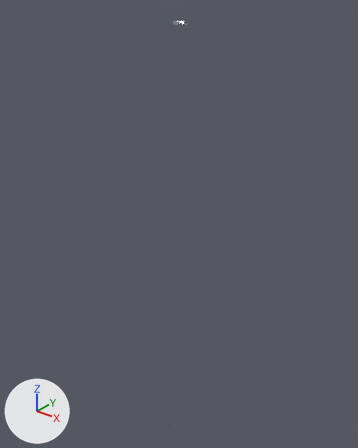
Renders of the glTF model WOTHAL-D29/models/boringClub.glb from each side of a commit.
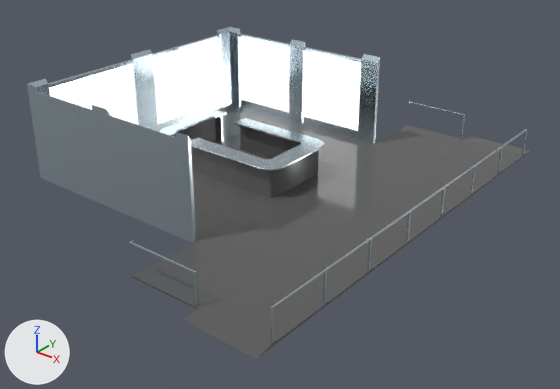
Each version is shown whole from a camera (50 mm lens) standing at (340.3, -396.8, 265.7) and looking at (19.9, 3.7, 17.4), then close up from a camera (50 mm lens) standing at (3.8, 27.2, 237.5) and looking at (-10.3, 44.9, 226.5). The axes (+X, +Y, +Z) are drawn at lower left. The lights are the same throughout. The last two pictures show the newer version. Vertices at exactly the same position are counted once.

Objects in the first close-up: 'BORING CLUB'.
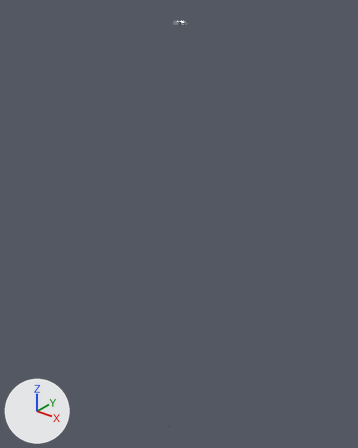
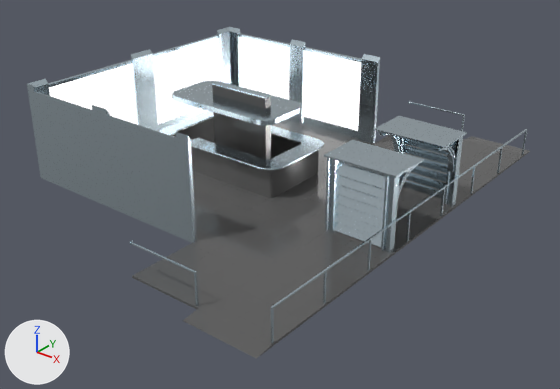
Location of each change, (x1, y1, x2, y2) in pixels of the close-ups (560 x 389 px):
part 1 of me_cube, added
    after: (374, 116, 467, 149)
part 2 of me_cube, added
    after: (324, 140, 424, 178)
part 3 of me_cube, added
    after: (172, 81, 463, 253)

Diff of the bpy script that builds the scene:
```diff
--- a/WOTHAL-D29/models/boringClub.glb.py
+++ b/WOTHAL-D29/models/boringClub.glb.py
@@ me_cube @@
 # used by ob_boring_club; location = (0.0, 0.0, 0.0)
-me_cube.from_pydata(...)  # 788 vertices, 1556 faces; spans x -18.0..58.0, y -62.0..54.0, z -222.0..230.0
+me_cube.from_pydata(...)  # 1860 vertices, 3544 faces; spans x -18.0..58.0, y -62.0..54.0, z -222.0..230.0
+# me_cube part 1: a new loose piece, a box spanning x -7.83..-5.47, y 46.34..47.81, z 228.87..228.93, in mat_metal
+# me_cube part 2: a new loose piece, a box spanning x -7.84..-5.47, y 43.71..45.19, z 228.87..228.93, in mat_metal
+# me_cube part 3: 1056 vertices added at x -15.0..-6.0, y 44.0..48.0, z 226.0..229.0
 me_cube.materials.append(mat_metal)
```
